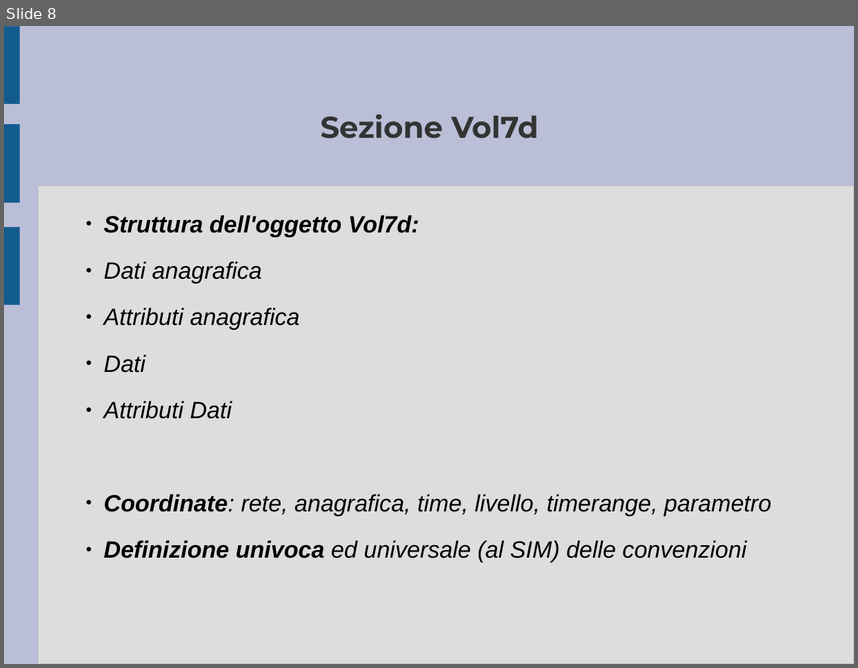
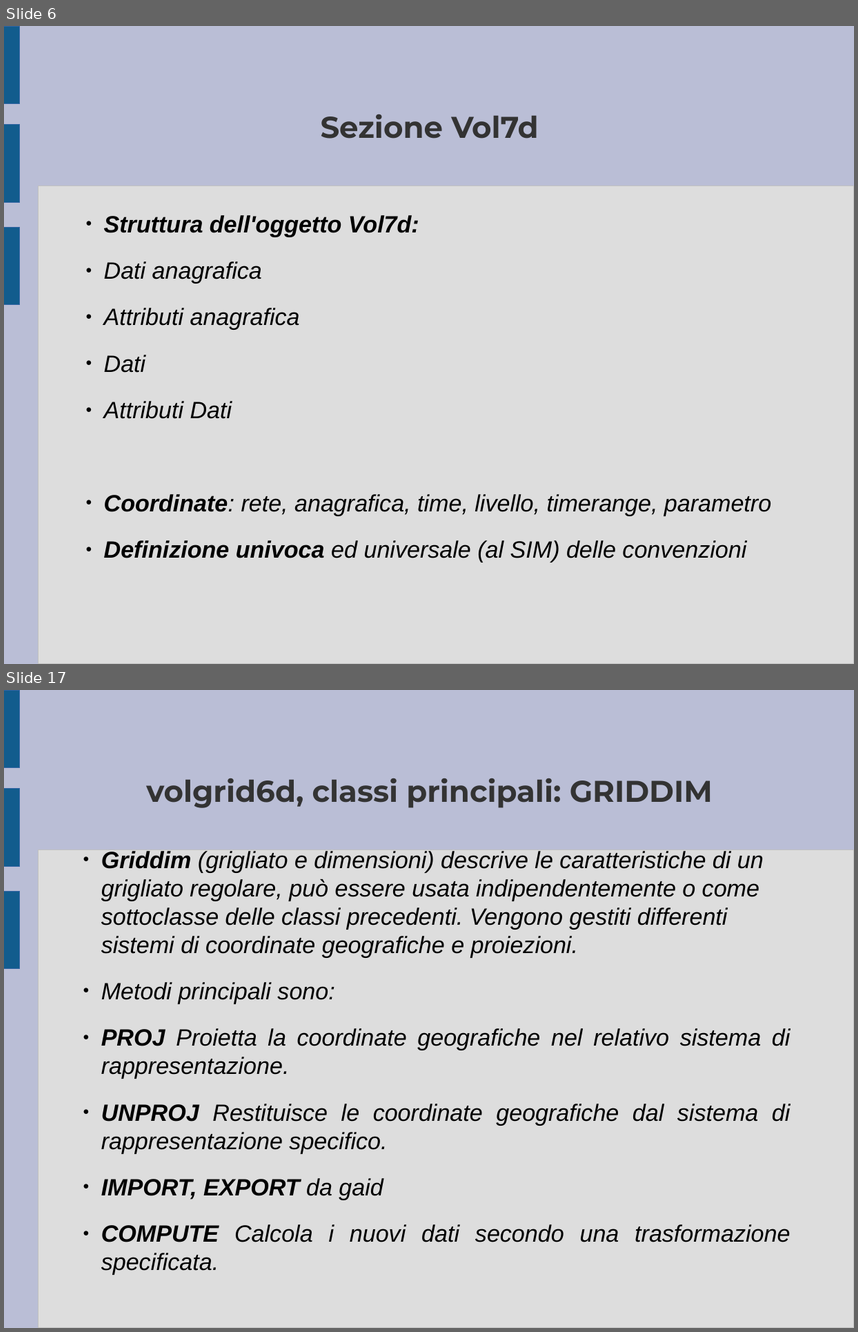
Before and after one commit to ARPA-SIMC/libsim, a slide deck: doc/breve_presentazione.odp. Shown one above the other, each under a label of ours: slide 8 before the commit, slides 6 and 17 after it; the slides between them are not shown. The pictures are 858x668 and 858x1332 pixels, drawn with LibreOffice and Linux fonts; fonts in the diff are those of the drawing. Boxes give left, top, right and bottom in pixels: in the first picture for what was removed or moved away, otherwise in the second. Text is boxed around its words. In the diff, an @@ line names an element or a change of style, - is before the commit and + after.

```diff
--- a/doc/breve_presentazione.odp
+++ b/doc/breve_presentazione.odp
@@ slide 17 added at [4,690,854,1328], background #BABED6; not listed: 4 template elements that a slide beside it also shows @@
@@ title added at [146,778,713,808], 28 pt, text #333333, bold @@
+volgrid6d, classi principali: GRIDDIM
@@ subtitle added at [101,851,791,1274], 22 pt, text #000000, italic @@
+  ● Griddim (grigliato e dimensioni) descrive le caratteristiche di un grigliato regolare, può essere usata indipendentemente o come sottoclasse delle classi precedenti. Vengono gestiti differenti sistemi di coordinate geografiche e proiezioni.
+  ● Metodi principali sono:
+  ● PROJ Proietta la coordinate geografiche nel relativo sistema di rappresentazione.
+  ● UNPROJ Restituisce le coordinate geografiche dal sistema di rappresentazione specifico.
+  ● IMPORT, EXPORT da gaid
+  ● COMPUTE Calcola i nuovi dati secondo una trasformazione specificata.
@@ what was slide 8 is now slide 6 @@
```
Also in this commit, not shown: 8 slides changed, 11 other slides added, 2 slides removed, 10 other files.
